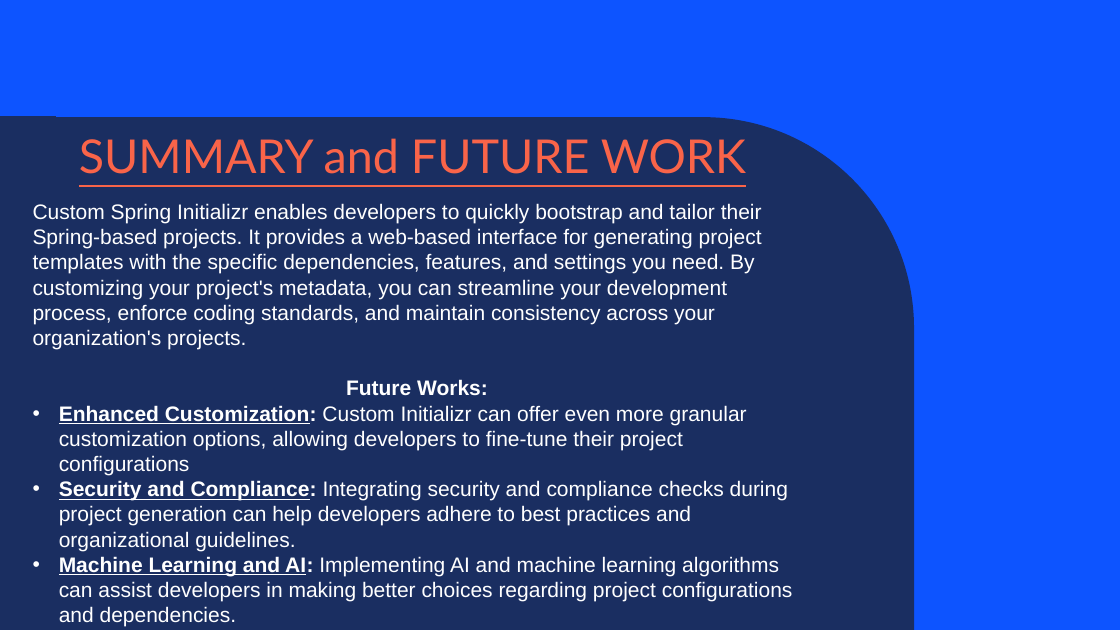
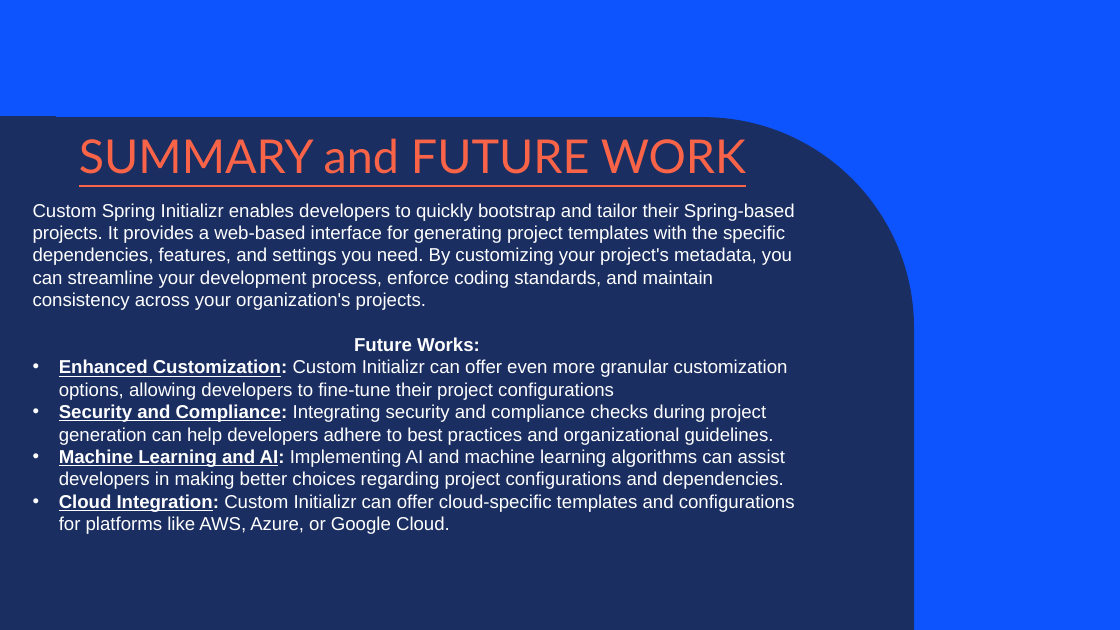
Before and after one commit to Tunir10Chaudhuri/Case_Study_Group_4, a slide deck: slide 10 of Case_Study_Group_4.pptx. Drawn at 1120x630 pixels with LibreOffice and Linux fonts; fonts in the diff are those of the drawing; background and template pictures are left out. Boxes give left, top, right and bottom in pixels: in the first picture for what was removed or moved away, otherwise in the second. Text is boxed around its words. In the diff, an @@ line names an element or a change of style, - is before the commit and + after.

```diff
--- a/Case_Study_Group_4.pptx
+++ b/Case_Study_Group_4.pptx
@@ text "Custom Spring Initializr enables developers ..." at (x1=33, y1=203, x2=795, y2=534): size 18 to 16 pt @@
```
Also in this commit, not shown: 3 other slides changed.
